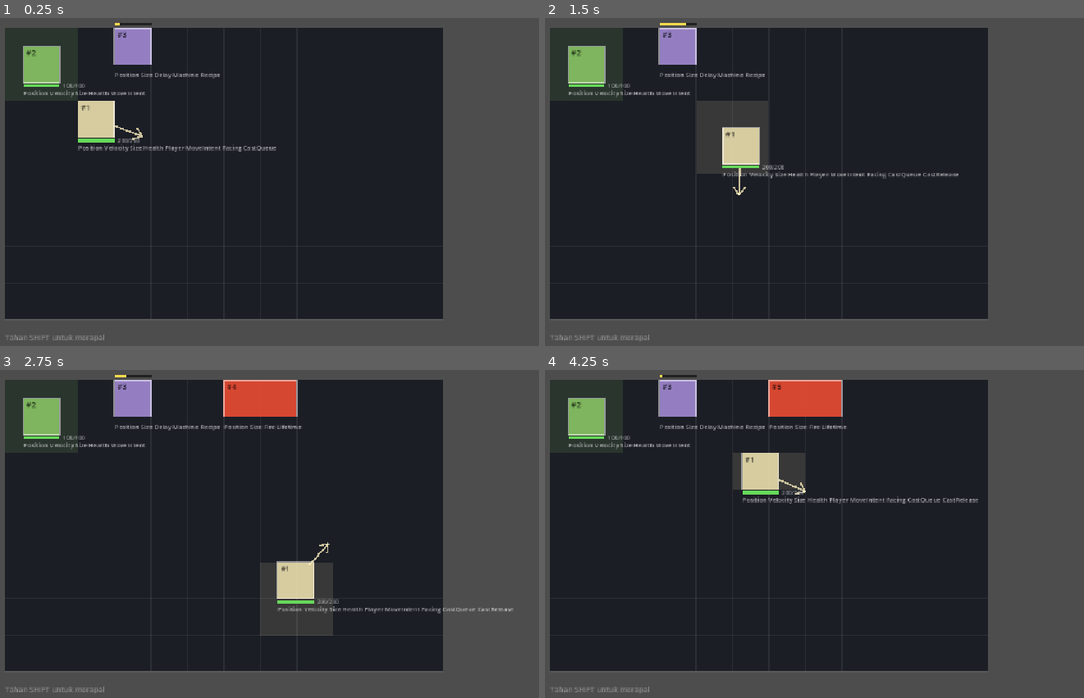
Above: before the commit, frames 1-4 (two rows, left to right).
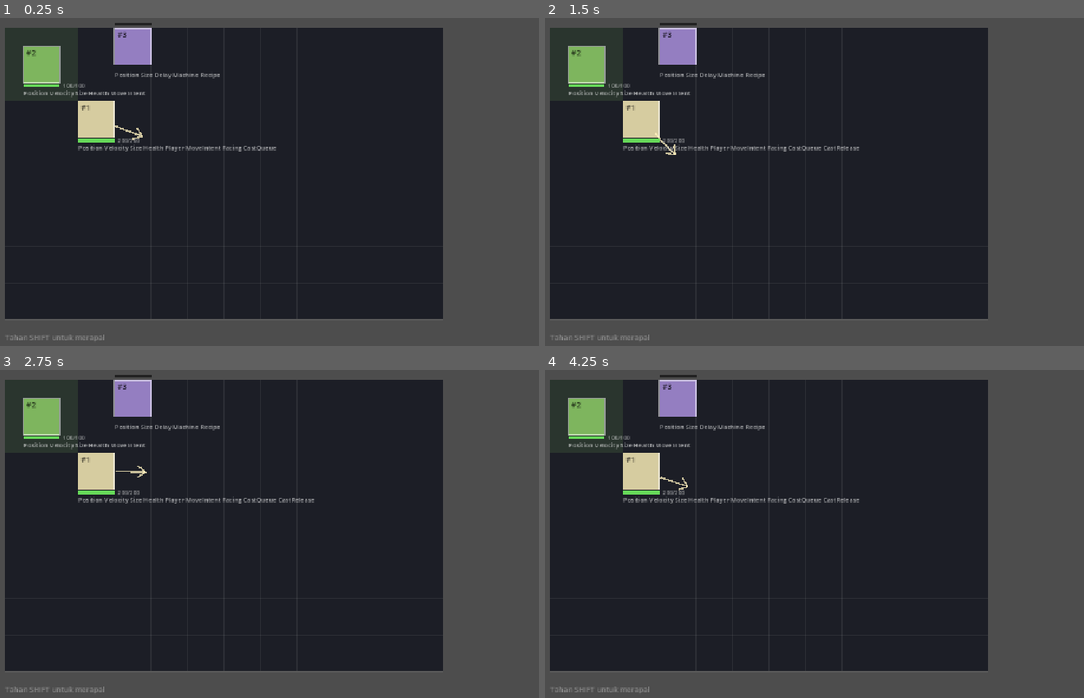
Above: after the commit, the same moments.

Repository: Ahingg/amalgaform
Game: Godot game, scene res://view/main.tscn
The game is run twice, just before and just after one commit, with the same random seed, the same clock (stepped at 60 frames per second) and the same inputs.
Inputs (mouse positions are in pixels of both pictures, inside the frame that each line leads up to):
- Up to frame 1 (0.25 s): no input
- Up to frame 2 (1.5 s): tap Enter at 0.5 s; move the mouse to (997, 165) at 0.52 s; hold D 0.53-1.28 s; tap Shift at 0.6 s; click (997, 165) at 0.67 s; move the mouse to (717, 204) at 1.27 s; hold S from 1.28 s (still down); tap J at 1.35 s
- Up to frame 3 (2.75 s): move the mouse to (371, 455) at 2.02 s; release S at 2.03 s; hold D from 2.03 s (still down); tap K at 2.1 s
- Up to frame 4 (4.25 s): move the mouse to (819, 612) at 2.77 s; release D at 2.78 s; hold W 2.78-3.53 s; tap L at 2.85 s; click (819, 612) at 2.92 s; move the mouse to (1046, 593) at 3.52 s; hold A from 3.53 s (still down); tap Shift at 3.6 s

The runs differ from the first frame. In frame 1, less than 0.1% of the frame differs, in the area x 21-23%, y 1-3%; in frame 2, 4.5%; in frame 3, 6.3%, in the area x 14-96%, y 1-81%; in frame 4, 4.9%.
Error after the commit: Parse Error: Could not resolve class "CastSystem", because of a parser error. (res://sim/systems/sys_manager.gd:5)

Commit message:
DESIGN: catat kesepakatan migrasi Dictionary -> class
Pemicunya syarat, bukan tanggal: setelah satu ronde utuh bisa dimainkan, supaya
ada cara mengecek dalam 5 detik apakah refactor barusan merusak sesuatu.
Konversinya dikerjakan Claude karena mekanis, jadi tidak memakan jatah waktu
Xaviero yang tersisa.

Co-Authored-By: Claude Opus 5 <noreply@anthropic.com>
Claude-Session: https://claude.ai/code/session_01Qk43F2z5yDt92vTyEtoTz3

Diff:
--- a/challenge-6/sim/comp.gd
+++ b/challenge-6/sim/comp.gd
@@ -31,3 +31,6 @@
 const ROUND := "Round"
 const TIME_SCALE := "TimeScale"
 const FACING := "Facing"
+
+const HELD_SPELL := "HeldSpell"
+const LAUNCH_SPELL := "LaunchSpell"
--- a/challenge-6/sim/components/make.gd
+++ b/challenge-6/sim/components/make.gd
@@ -52,8 +52,9 @@
 static func cast_queue() -> Dictionary:
 	return {"runes": [], "open": false, "open_time": 0.0}
 
+
 static func cast_release() -> Dictionary:
-	return {}
+	return {"runes": []}
 
 static func time_scale() -> Dictionary:
 	return {"value": 1.0}
--- a/challenge-6/sim/systems/cast_system.gd
+++ b/challenge-6/sim/systems/cast_system.gd
@@ -17,3 +17,13 @@
 			var scale := 1.0 - (1.0 - Tuning.SLOW_MIN) * exp(-queue["open_time"] / Tuning.SLOW_TAU)
 			time_scale["value"] = scale
 			continue
+
+	var want_release := world.get_entities_with_comp([Comp.CAST_RELEASE])
+	for e in want_release:
+		var body := world.get_component_value(Comp.CAST_RELEASE, e)
+		if not body.has("runes") or body["runes"].is_empty():
+			continue
+
+		var new_id := world.add_entity()
+		for comp in body["runes"]:
+			world.attach_component(comp, new_id, Make.)
--- /dev/null
+++ b/challenge-6/sim/systems/spell_launch_system.gd
@@ -0,0 +1,2 @@
+class_name SpellReleaseSystem
+extends RefCounted
--- /dev/null
+++ b/challenge-6/sim/systems/spell_release_system.gd
@@ -0,0 +1,2 @@
+class_name SpellReleaseSystem
+extends RefCounted
Not shown, added: challenge-6/sim/systems/spell_launch_system.gd.uid
Not shown, added: challenge-6/sim/systems/spell_release_system.gd.uid
Not shown, changed: DESIGN.md
